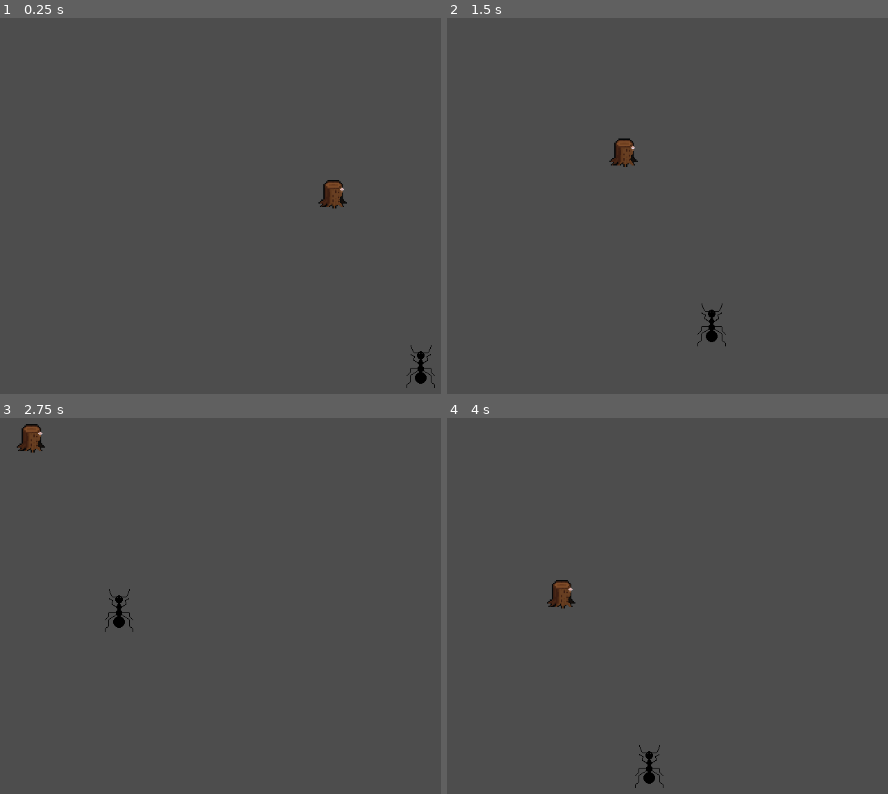
Above: before the commit, frames 1-4 (two rows, left to right).
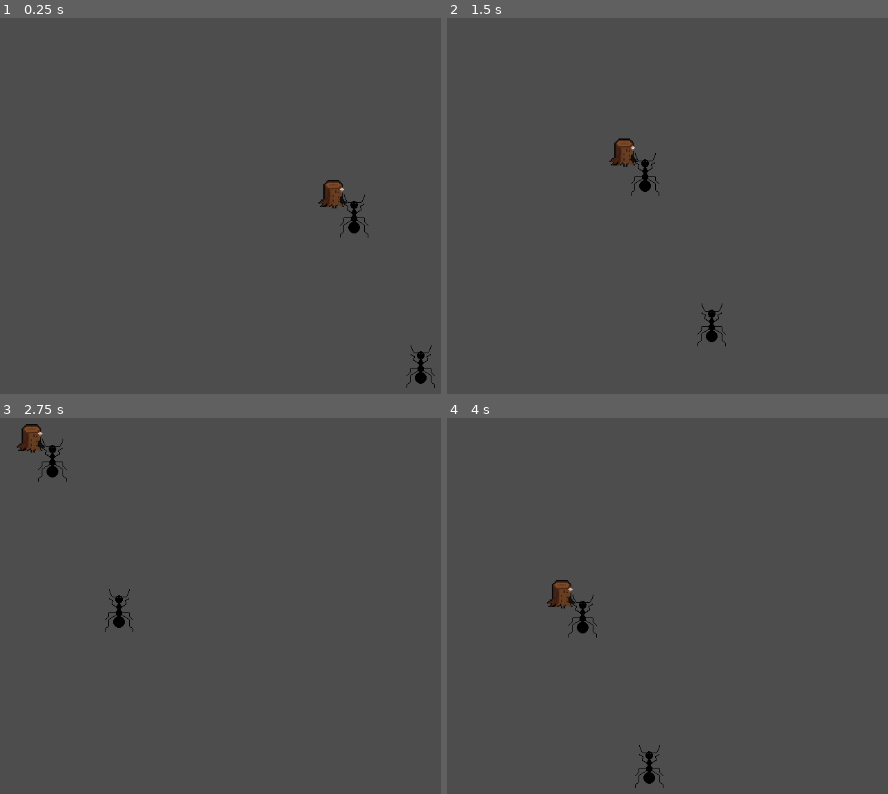
Above: after the commit, the same moments.

Repository: lotuscramoisi/Croumis
Game: Godot game, scene res://scene/game.tscn
Two runs of this game, one before a commit and one after it. Both use one fixed random seed, a clock stepped at 60 frames per second and the inputs below.
Inputs:
- Up to frame 1 (0.25 s): no input
- Up to frame 2 (1.5 s): tap Enter at 0.5 s; hold D (input_right) 0.53-1.28 s; hold S (input_down) from 1.28 s (still down)
- Up to frame 3 (2.75 s): release S (input_down) at 2.03 s; hold D (input_right) from 2.03 s (still down)
- Up to frame 4 (4 s): release D (input_right) at 2.78 s; hold W (input_up) 2.78-3.53 s; hold A (input_left) from 3.53 s (still down)

The runs differ from the first frame. In frame 1, 0.2% of the frame differs, in the area x 77-84%, y 46-59%; in frame 2, 0.2%; in frame 3, 0.2%; in frame 4, 0.2%, in the area x 27-35%, y 47-59%.

Commit message:
Fix Update character and spawn

Diff:
--- a/code/spawnAnt.gd
+++ b/code/spawnAnt.gd
@@ -1,12 +1,12 @@
 extends Node2D
 
-@export var tilemap: TileMapLayer          # Reference to your TileMap
-@export var ant: PackedScene         # The PackedScene for the ant enemy
-@export var spawn_layer: int = 1      # The spawn layer in your TileMap (if you are using layers)
-@export var enemy_parent: Node2D     # Optional: Parent node for organization (optional)
+@export var tilemap: TileMapLayer
+@export var ant: PackedScene
+@export var spawn_layer: int = 1
+@export var enemy_parent: Node2D
 
 func _ready() -> void:
-	pass
+	spawn_ant()
 
 # Spawn the ant
 func spawn_ant():
@@ -16,7 +16,7 @@
 		return
 
 	var spawn_position = spawn_positions.pick_random()
-	var enemy = ant.instantiate()  # Create a new instance of the ant
+	var enemy = ant.instantiate()
 
 	enemy.position = spawn_position  # Set the position of the ant in the world
 
--- a/scene/camera.tscn
+++ b/scene/camera.tscn
@@ -1,6 +1,6 @@
 [gd_scene load_steps=3 format=3 uid="uid://cx3t6flflc4ln"]
 
-[ext_resource type="Script" path="res://character_body_2d.gd" id="1_n1aun"]
+[ext_resource type="Script" path="res://code/character_body_2d.gd" id="1_n1aun"]
 
 [sub_resource type="CircleShape2D" id="CircleShape2D_tvslv"]
 
--- a/scene/game.tscn
+++ b/scene/game.tscn
@@ -1,8 +1,9 @@
-[gd_scene load_steps=4 format=3 uid="uid://d3ms6mwgycy7l"]
+[gd_scene load_steps=5 format=3 uid="uid://d3ms6mwgycy7l"]
 
 [ext_resource type="PackedScene" uid="uid://b44rpcwb78k1y" path="res://scene/fourmie.tscn" id="1_3f6nr"]
-[ext_resource type="PackedScene" path="res://scene/camera.tscn" id="2_ynv8h"]
+[ext_resource type="PackedScene" uid="uid://cx3t6flflc4ln" path="res://scene/camera.tscn" id="2_ynv8h"]
 [ext_resource type="PackedScene" uid="uid://k70qvyf720uu" path="res://Worldmap.tscn" id="3_0ooj0"]
+[ext_resource type="Script" path="res://code/spawnAnt.gd" id="4_mn7sr"]
 
 [node name="game" type="Node2D"]
 
@@ -12,3 +13,9 @@
 [node name="CharacterBody2D" parent="." instance=ExtResource("2_ynv8h")]
 
 [node name="TileMapLayer" parent="." instance=ExtResource("3_0ooj0")]
+
+[node name="SpawnerAnts" type="Node2D" parent="." node_paths=PackedStringArray("tilemap", "enemy_parent")]
+script = ExtResource("4_mn7sr")
+tilemap = NodePath("../TileMapLayer")
+ant = ExtResource("1_3f6nr")
+enemy_parent = NodePath(".")
Renamed: character_body_2d.gd -> code/character_body_2d.gd
